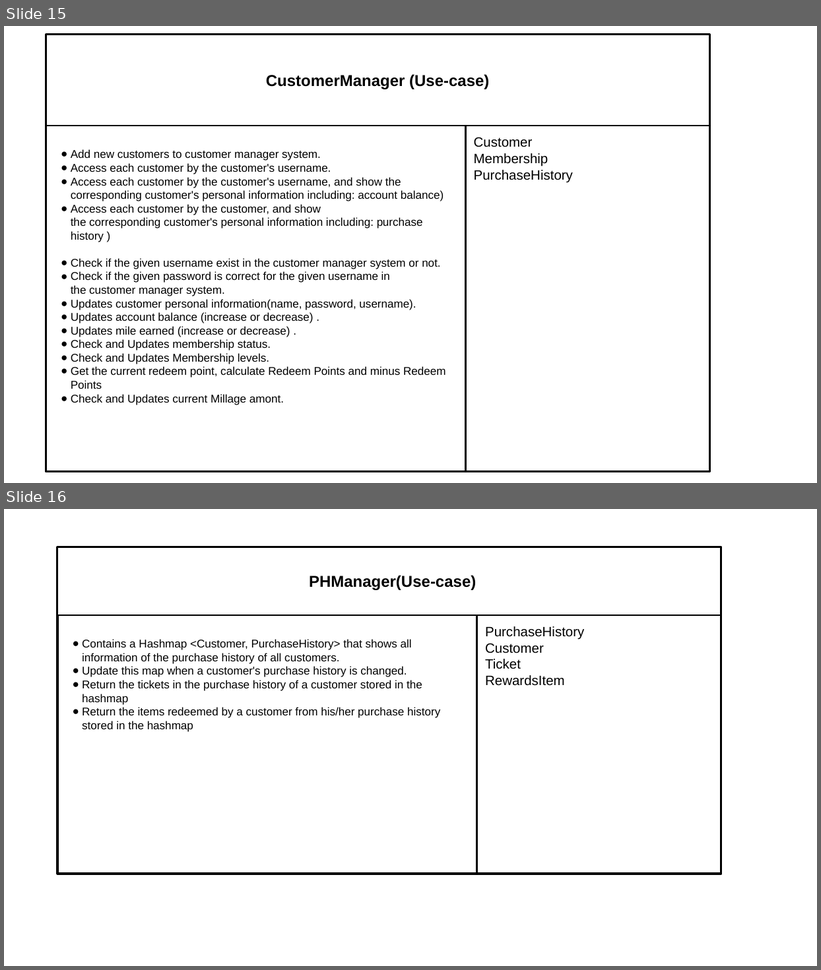
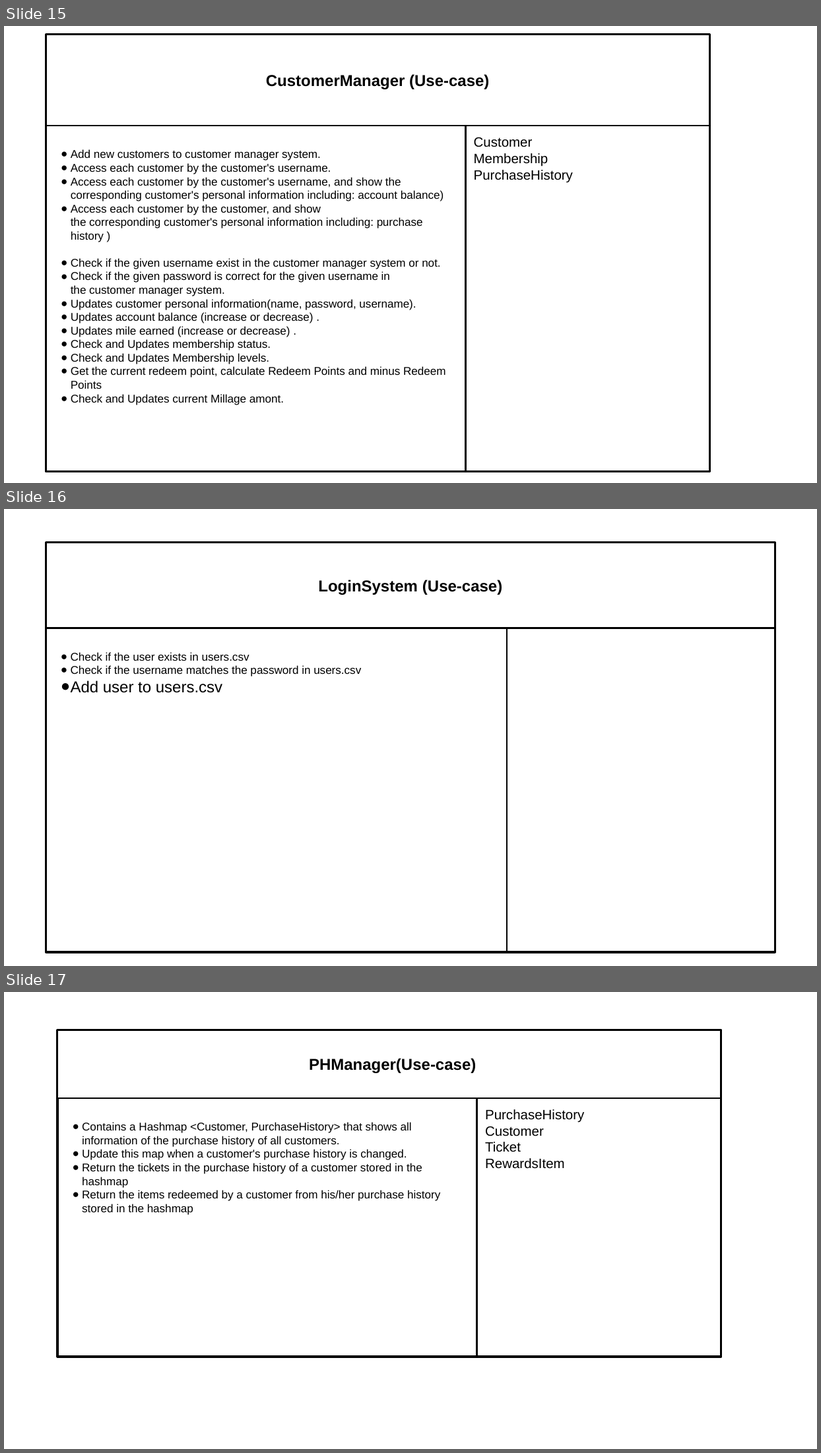
Before and after one commit to Jasmine-Zhuang/TicketVendorSystem, a slide deck: phase1/TicketVendor CRC Cards.pptx. Shown one above the other, each under a label of ours: slides 15 and 16 before the commit, slides 15, 16 and 17 after it. The pictures are 821x970 and 821x1453 pixels, drawn with LibreOffice and Linux fonts; fonts in the diff are those of the drawing. Boxes give left, top, right and bottom in pixels: in the first picture for what was removed or moved away, otherwise in the second. Text is boxed around its words. In the diff, an @@ line names an element or a change of style, - is before the commit and + after.

```diff
--- a/phase1/TicketVendor CRC Cards.pptx
+++ b/phase1/TicketVendor CRC Cards.pptx
@@ slide 16 added at [4, 509, 817, 966], background #FFFFFF @@
@@ group added at [46, 543, 776, 953]: 4 rectangles @@
+LoginSystem (Use-case)
+● Check if the user exists in users.csv
+● Check if the username matches the password in users.csv
+● Add user to users.csv
@@ what was slide 16 is now slide 17 @@
```
